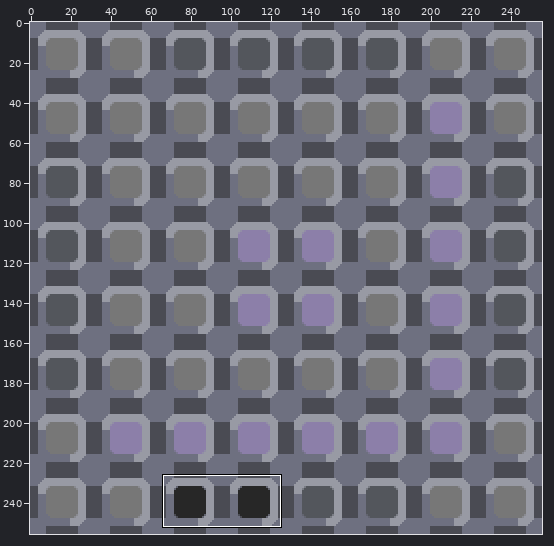
Two versions of one sprite sheet, .github/example.png. The first picture is a wide view before the edit; the outline marks the close-up.
Close-up. First the earlier version:
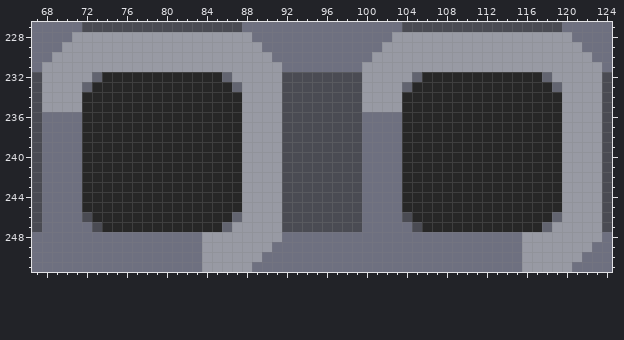
The file is 256x256 pixels. Colours within 5 levels of each other are drawn and written as one. Shown: x 67..124, y 227..251. The commit also changed other parts of the picture, which this record leaves out.
Once edited:
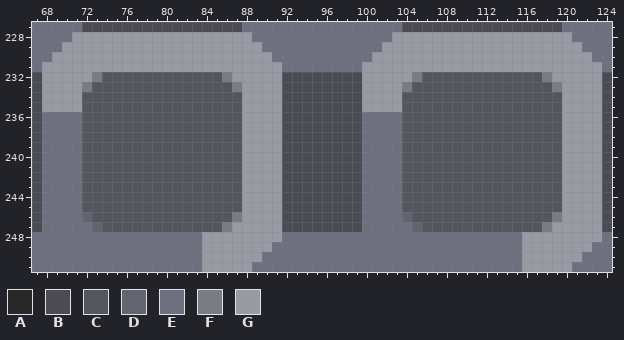
Palette (. is transparent): A #272727  B #4a4b53  C #53565c  D #626470  E #6e7080  F #797c84  G #989aa4
Changes in this commit:
@@ x 67..124 @@
 231 EGGGGGGGGGGGGGGGGGGGGGGGGEEEEEEEEGGGGGGGGGGGGGGGGGGGGGGGGE
-232 BGGGGGDAAAAAAAAAAAADGGGGGBBBBBBBBGGGGGDAAAAAAAAAAAADGGGGGB
-233 BGGGGDAAAAAAAAAAAAAADGGGGBBBBBBBBGGGGDAAAAAAAAAAAAAADGGGGB
-234 BGGGGAAAAAAAAAAAAAAAAGGGGBBBBBBBBGGGGAAAAAAAAAAAAAAAAGGGGB
-235 BGGGGAAAAAAAAAAAAAAAAGGGGBBBBBBBBGGGGAAAAAAAAAAAAAAAAGGGGB
-236 BEEEEAAAAAAAAAAAAAAAAGGGGBBBBBBBBEEEEAAAAAAAAAAAAAAAAGGGGB
-237 BEEEEAAAAAAAAAAAAAAAAGGGGBBBBBBBBEEEEAAAAAAAAAAAAAAAAGGGGB
-238 BEEEEAAAAAAAAAAAAAAAAGGGGBBBBBBBBEEEEAAAAAAAAAAAAAAAAGGGGB
-239 BEEEEAAAAAAAAAAAAAAAAGGGGBBBBBBBBEEEEAAAAAAAAAAAAAAAAGGGGB
-240 BEEEEAAAAAAAAAAAAAAAAGGGGBBBBBBBBEEEEAAAAAAAAAAAAAAAAGGGGB
-241 BEEEEAAAAAAAAAAAAAAAAGGGGBBBBBBBBEEEEAAAAAAAAAAAAAAAAGGGGB
-242 BEEEEAAAAAAAAAAAAAAAAGGGGBBBBBBBBEEEEAAAAAAAAAAAAAAAAGGGGB
-243 BEEEEAAAAAAAAAAAAAAAAGGGGBBBBBBBBEEEEAAAAAAAAAAAAAAAAGGGGB
-244 BEEEEAAAAAAAAAAAAAAAAGGGGBBBBBBBBEEEEAAAAAAAAAAAAAAAAGGGGB
-245 BEEEEAAAAAAAAAAAAAAAAGGGGBBBBBBBBEEEEAAAAAAAAAAAAAAAAGGGGB
-246 BEEEEBAAAAAAAAAAAAAADGGGGBBBBBBBBEEEEBAAAAAAAAAAAAAADGGGGB
-247 BEEEEEBAAAAAAAAAAAADGGGGGBBBBBBBBEEEEEBAAAAAAAAAAAADGGGGGB
+232 BGGGGGFCCCCCCCCCCCCFGGGGGBBBBBBBBGGGGGFCCCCCCCCCCCCFGGGGGB
+233 BGGGGFCCCCCCCCCCCCCCFGGGGBBBBBBBBGGGGFCCCCCCCCCCCCCCFGGGGB
+234 BGGGGCCCCCCCCCCCCCCCCGGGGBBBBBBBBGGGGCCCCCCCCCCCCCCCCGGGGB
+235 BGGGGCCCCCCCCCCCCCCCCGGGGBBBBBBBBGGGGCCCCCCCCCCCCCCCCGGGGB
+236 BEEEECCCCCCCCCCCCCCCCGGGGBBBBBBBBEEEECCCCCCCCCCCCCCCCGGGGB
+237 BEEEECCCCCCCCCCCCCCCCGGGGBBBBBBBBEEEECCCCCCCCCCCCCCCCGGGGB
+238 BEEEECCCCCCCCCCCCCCCCGGGGBBBBBBBBEEEECCCCCCCCCCCCCCCCGGGGB
+239 BEEEECCCCCCCCCCCCCCCCGGGGBBBBBBBBEEEECCCCCCCCCCCCCCCCGGGGB
+240 BEEEECCCCCCCCCCCCCCCCGGGGBBBBBBBBEEEECCCCCCCCCCCCCCCCGGGGB
+241 BEEEECCCCCCCCCCCCCCCCGGGGBBBBBBBBEEEECCCCCCCCCCCCCCCCGGGGB
+242 BEEEECCCCCCCCCCCCCCCCGGGGBBBBBBBBEEEECCCCCCCCCCCCCCCCGGGGB
+243 BEEEECCCCCCCCCCCCCCCCGGGGBBBBBBBBEEEECCCCCCCCCCCCCCCCGGGGB
+244 BEEEECCCCCCCCCCCCCCCCGGGGBBBBBBBBEEEECCCCCCCCCCCCCCCCGGGGB
+245 BEEEECCCCCCCCCCCCCCCCGGGGBBBBBBBBEEEECCCCCCCCCCCCCCCCGGGGB
+246 BEEEEDCCCCCCCCCCCCCCFGGGGBBBBBBBBEEEEDCCCCCCCCCCCCCCFGGGGB
+247 BEEEEEDCCCCCCCCCCCCFGGGGGBBBBBBBBEEEEEDCCCCCCCCCCCCFGGGGGB
 248 EEEEEEEEEEEEEEEEEGGGGGGGGEEEEEEEEEEEEEEEEEEEEEEEEGGGGGGGGE
